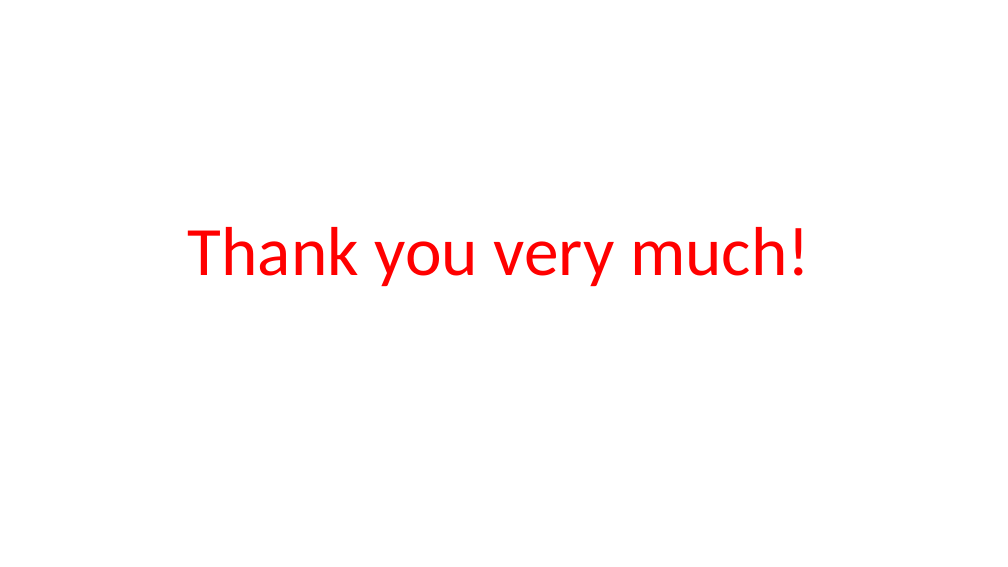
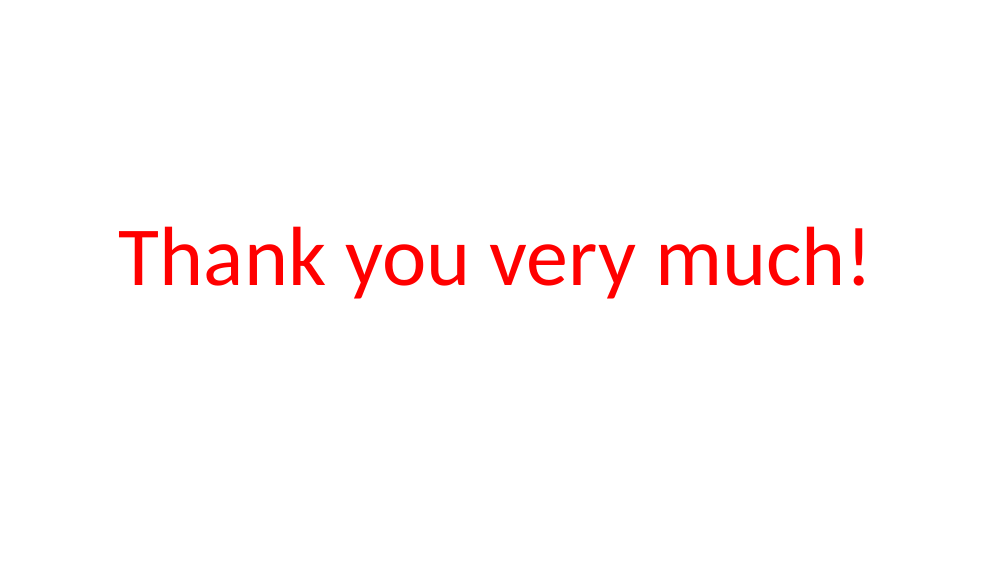
Before and after one commit to Oleg-dp/DevOps_online_Dnipro_2020Q42021Q1, a slide deck: slide 17 of final/SNIEOSIKOV OLEH.pptx. Drawn at 1008x567 pixels with LibreOffice and Linux fonts; fonts in the diff are those of the drawing. Boxes give left, top, right and bottom in pixels: in the first picture for what was removed or moved away, otherwise in the second. Text is boxed around its words. In the diff, an @@ line names an element or a change of style, - is before the commit and + after.

```diff
--- a/final/SNIEOSIKOV OLEH.pptx
+++ b/final/SNIEOSIKOV OLEH.pptx
@@ title "Thank you very much!": place and size @@
-title "Thank you very much!" at <box>188,227,810,287</box>
+title "Thank you very much!" at <box>119,226,873,299</box>
@@ title "Thank you very much!" at <box>119,226,873,299</box>: size 66 to 80 pt @@
```
Also in this commit, not shown: 6 other slides changed.
